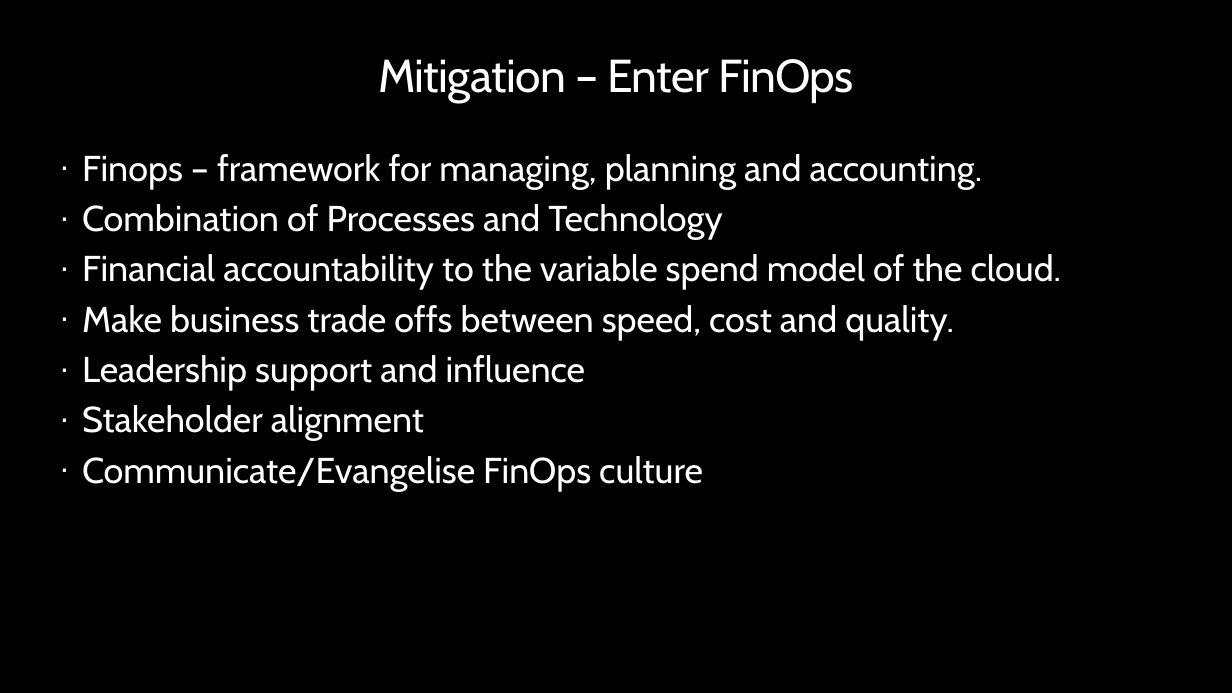
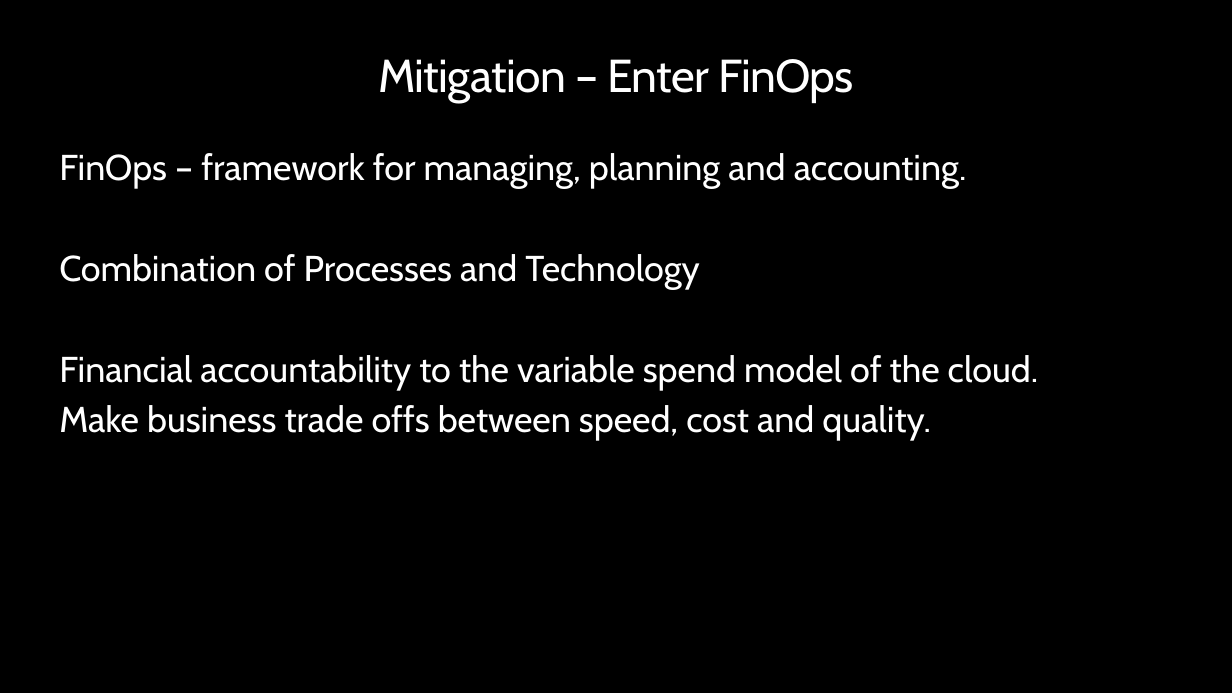
Before and after one commit to peterperov/MSFTCSA, a slide deck: slide 12 of 104-FinOps/Azure FinOps - Introduction.pptx (slide 11 before the commit). Drawn at 1232x693 pixels with LibreOffice and Linux fonts; fonts in the diff are those of the drawing; background and template pictures are left out. Boxes give left, top, right and bottom in pixels: in the first picture for what was removed or moved away, otherwise in the second. Text is boxed around its words. In the diff, an @@ line names an element or a change of style, - is before the commit and + after.

```diff
--- a/104-FinOps/Azure FinOps - Introduction.pptx
+++ b/104-FinOps/Azure FinOps - Introduction.pptx
@@ text at box(59, 153, 967, 189): text changed @@
-· Finops – framework for managing, planning and accounting.
+FinOps – framework for managing, planning and accounting.
@@ text at box(59, 254, 1038, 441): bullet · to none @@
@@ text at box(82, 355, 703, 491): paragraphs removed @@
-· Leadership support and influence
-· Stakeholder alignment
-· Communicate/Evangelise FinOps culture
```
Also in this commit, not shown: 10 other slides changed, 3 slides added.
